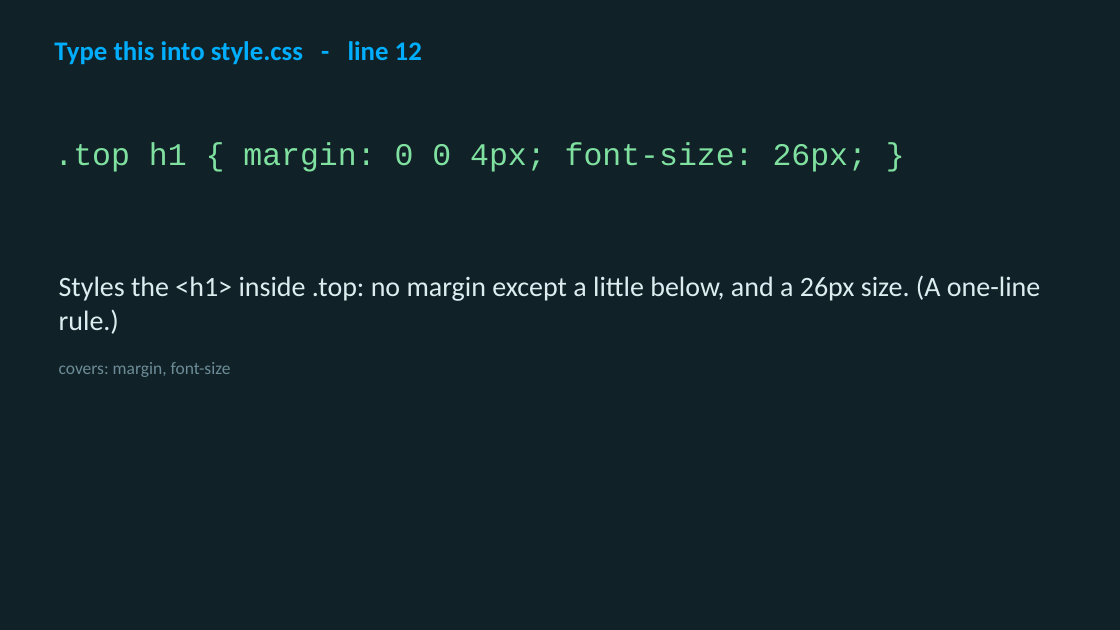
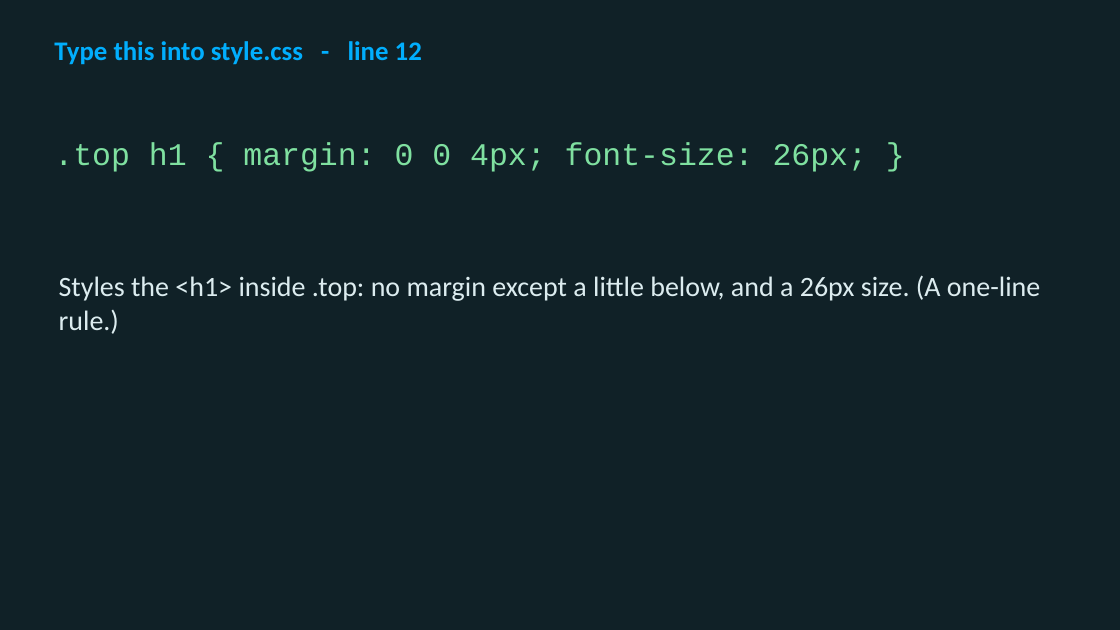
Before and after one commit to utgapps/utgapps.github.io, a slide deck: slide 46 of ai101/slides/week-01.pptx. Drawn at 1120x630 pixels with LibreOffice and Linux fonts; fonts in the diff are those of the drawing. Boxes give left, top, right and bottom in pixels: in the first picture for what was removed or moved away, otherwise in the second. Text is boxed around its words. In the diff, an @@ line names an element or a change of style, - is before the commit and + after.

```diff
--- a/ai101/slides/week-01.pptx
+++ b/ai101/slides/week-01.pptx
@@ text at <box>59,362,231,377</box>: paragraph removed @@
-covers: margin, font-size
```
Also in this commit, not shown: 47 other slides changed, 16 other files.
